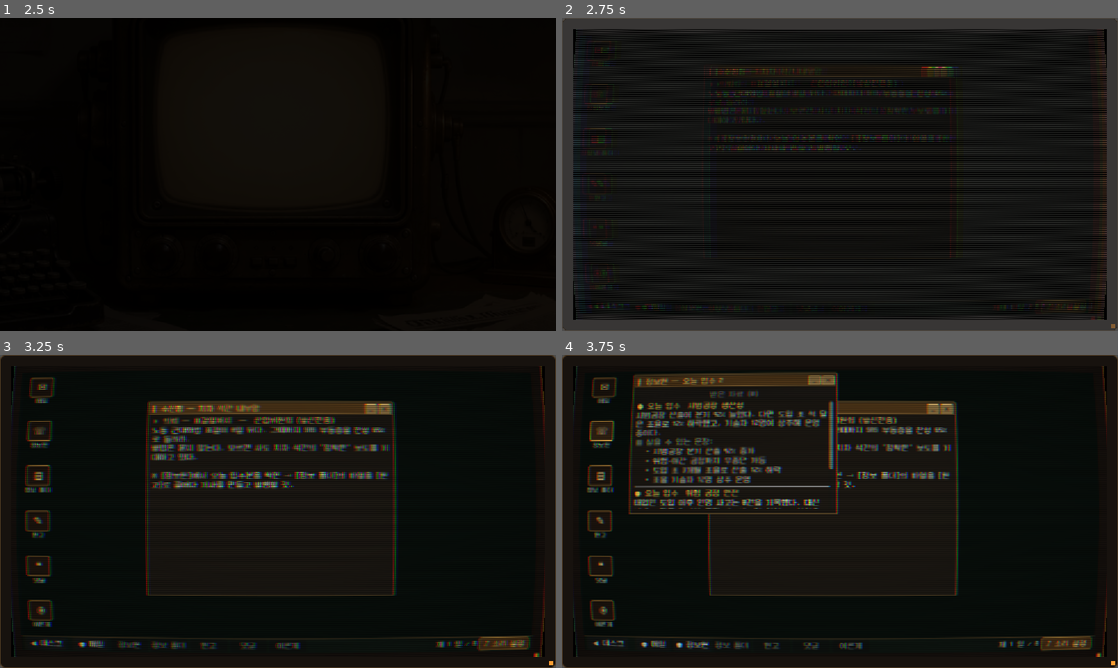
Above: before the commit, frames 1-4 (two rows, left to right).
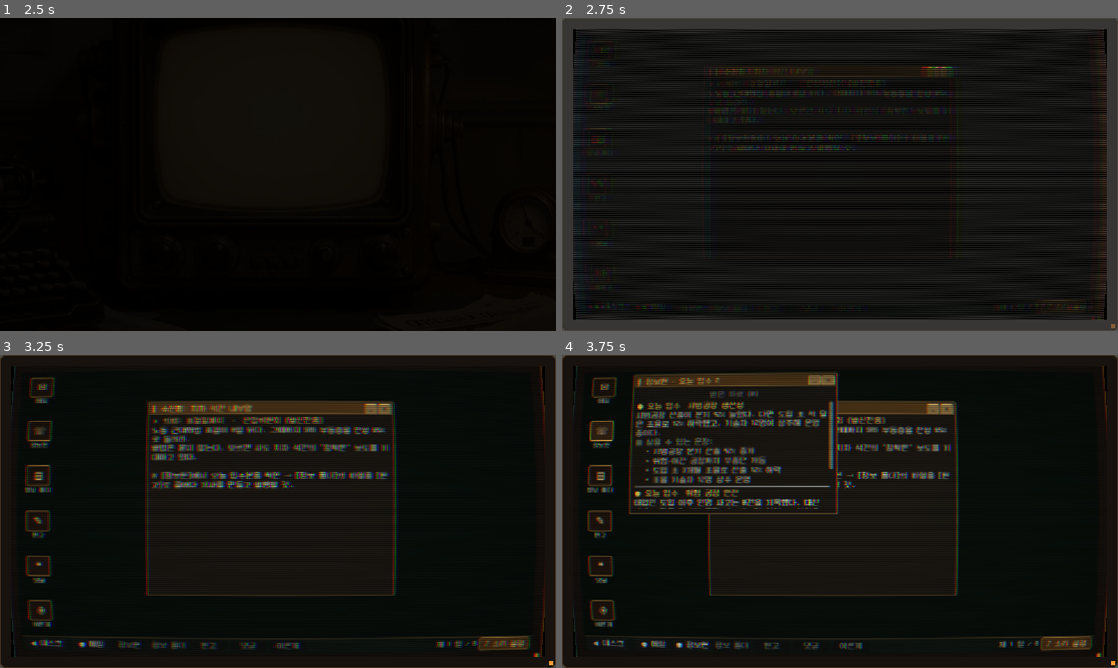
Above: after the commit, the same moments.

Repository: JiwonKim-kr/artificer-pipeline
Game: Godot game, scene res://scenes/main.tscn
Two runs of this game, one before a commit and one after it. Both use one fixed random seed, a clock stepped at 60 frames per second and the inputs below. Sound files missing from this copy of the repository are replaced by a short silence.
Inputs (mouse positions are in pixels of both pictures, inside the frame that each line leads up to):
- Up to frame 1 (2.5 s): click (278, 174) at 0.5 s; click (278, 130) at 1.25 s; click (278, 130) at 2 s
- Up to frame 2 (2.75 s): no input
- Up to frame 3 (3.25 s): click "✉" at 2.75 s
- Up to frame 4 (3.75 s): click "☏" at 3.5 s

Frame 1 is identical in both runs. In frame 2, 0.1% of the frame differs, in the area x 31-62%, y 16-22%; in frame 3, 0.7%, in the area x 32-61%, y 16-22%; in frame 4, 0.3%.

Commit message:
[play build] 상태표시줄·댓글·이음선 정리 (사용자 지정 반영)
- 상태표시줄: 논조를 찬성/반대/중립만 표기(δ 내부 수치 숨김), 부동층 %는 유지.
- 댓글 '논조'→'기사' (선정적인/저주에 가깝다/폄훼하는 3건). "어제랑 논조가
  또 다르네"는 지시대로 유지.
- 게임 표시 텍스트의 이음선(—) 전부 제거: 신문 브리핑·연출 문구·창/메일 제목·
  정보원/미보도 라벨·기사 연결어·엔딩 제목·콘텐츠 3건. 삽입구는 괄호로 대체.

Co-Authored-By: Claude Opus 4.8 <noreply@anthropic.com>

Diff:
--- a/src/core/data/content_slice.json
+++ b/src/core/data/content_slice.json
@@ -323,7 +323,7 @@
       ],
       "headlines": {
         "찬성각": "피묻은 쇠파이프, 박살난 헬멧",
-        "중립": "공장 앞 유혈 충돌 — 쇠파이프와 총",
+        "중립": "공장 앞 유혈 충돌, 쇠파이프와 총",
         "반대각": "노동자에게 겨눠진 모르겐의 총구"
       }
     },
@@ -496,7 +496,7 @@
         },
         {
           "tag": "불리",
-          "text": "일곱이 보도 직후 해체 지시 — 입막음 정황"
+          "text": "일곱이 보도 직후 해체 지시, 입막음 정황"
         },
         {
           "tag": "중립",
@@ -506,7 +506,7 @@
       "headlines": {
         "찬성각": "결함 유닛 회수, 정해진 절차일 뿐",
         "중립": "논란의 '일곱이', 조용히 해체 수순",
-        "반대각": "말 꺼낸 순간 부쉈다 — 입막음된 태엽인"
+        "반대각": "말 꺼낸 순간 부쉈다, 입막음된 태엽인"
       }
     }
   },
@@ -749,7 +749,7 @@
       "reaction": "역풍",
       "frame": null,
       "topic": null,
-      "text": "이런 선정적인 논조는 신문의 품격을 떨어뜨립니다."
+      "text": "이런 선정적인 기사는 신문의 품격을 떨어뜨립니다."
     },
     {
       "id": "old_backfire_tone_02",
@@ -1309,7 +1309,7 @@
       "reaction": "역풍",
       "frame": "반대각",
       "topic": null,
-      "text": "아무리 그래도 논조가 너무 저주에 가깝다. 중간이 없네"
+      "text": "아무리 그래도 기사가 너무 저주에 가깝다. 중간이 없네"
     },
     {
       "id": "lx_swing_rev_gen_02",
@@ -1477,7 +1477,7 @@
       "reaction": "역풍",
       "frame": "반대각",
       "topic": "생산성",
-      "text": "성과를 폄훼하는 논조군요. 숫자는 거짓말을 하지 않습니다"
+      "text": "성과를 폄훼하는 기사군요. 숫자는 거짓말을 하지 않습니다"
     },
     {
       "id": "lx_old_rev_safe_01",
--- a/src/ui/main.gd
+++ b/src/ui/main.gd
@@ -29,7 +29,7 @@
 # 'LIE 를 GUIDE 한다'는 이중 의미가 드러난다 (SKYHILL 의 H 점멸 → ILL 강조와 같은 기법).
 const TITLE_TEXT := "GUIDELINE"
 const TITLE_FLICKER_IDX := 7    # 'N' (G0 U1 I2 D3 E4 L5 I6 N7 E8)
-const TITLE_SUB := "치차 석간 — 태엽 인간 사건"
+const TITLE_SUB := "치차 석간, 태엽 인간 사건"
 const NEON_ON := Color(1.0, 0.38, 0.22)          # 네온 레드오렌지(디젤펑크 가스관 사인)
 const NEON_GLOW := Color(1.0, 0.30, 0.12, 0.38)  # 글로우(아웃라인)
 const NEON_OFF := Color(0.28, 0.13, 0.10, 0.35)  # 꺼진 관(희미한 유리관 잔상)
@@ -402,7 +402,7 @@
 	paper_hot.name = "NewspaperHotspot"
 	paper_hot.pressed.connect(_show_briefing)
 	paper_hot.mouse_entered.connect(func() -> void:
-		if _desk_note != null: _desk_note.text = "책상 위 《치차 석간》 — 읽는다")
+		if _desk_note != null: _desk_note.text = "책상 위 《치차 석간》 읽는다")
 	paper_hot.mouse_exited.connect(func() -> void:
 		if _desk_note != null: _desk_note.text = "")
 	_desk.add_child(paper_hot)
@@ -550,7 +550,7 @@
 	_day_card.add_child(_day_label)
 	var hint := Label.new()
 	hint.name = "ClickHint"
-	hint.text = "— 클릭해서 계속 —"
+	hint.text = "클릭해서 계속"
 	hint.horizontal_alignment = HORIZONTAL_ALIGNMENT_CENTER
 	hint.set_anchors_preset(Control.PRESET_CENTER_BOTTOM)
 	hint.offset_top = -70.0
@@ -566,7 +566,7 @@
 	_day_done = done
 	_day_stage = 0
 	_day_busy = true
-	_day_label.text = "— 석간 마감. 윤전기가 돈다 —"
+	_day_label.text = "석간 마감. 윤전기가 돈다"
 	_day_card.modulate = Color(1, 1, 1, 0)
 	_day_card.visible = true
 	_day_card.move_to_front()
@@ -753,7 +753,7 @@
 	vb.offset_bottom = -50.0
 	inner.add_child(vb)
 	var head := Label.new()
-	head.text = "「노동 근대화법」 표결 임박 — 치차, 여론의 시험대에 서다"
+	head.text = "「노동 근대화법」 표결 임박. 치차, 여론의 시험대에 서다"
 	head.add_theme_color_override("font_color", ink)
 	head.autowrap_mode = TextServer.AUTOWRAP_WORD_SMART
 	vb.add_child(head)
@@ -769,11 +769,11 @@
 	body.size_flags_horizontal = Control.SIZE_EXPAND_FILL
 	sc.add_child(body)
 	var paras := [
-		"강철과 매연으로 일어선 제조업 강국 [b]아이젠 공화국[/b]. 그 수도 치차의 의회에 「노동 근대화법」이 상정됐다. 태엽인 — 태엽으로 움직이는 자동인형 — 의 공장 노동을 전면 합법화하고, 인간을 대체할 수 있는 상한마저 철폐하는 법이다.",
+		"강철과 매연으로 일어선 제조업 강국 [b]아이젠 공화국[/b]. 그 수도 치차의 의회에 「노동 근대화법」이 상정됐다. 태엽인(태엽으로 움직이는 자동인형)의 공장 노동을 전면 합법화하고, 인간을 대체할 수 있는 상한마저 철폐하는 법이다.",
 		"발의자는 산업위원회의 하겐 소여 위원장. 최대 제조사 [b]모르겐 사[/b]가 시범공장을 앞세워 '생산성 42% 증가'를 내세운다. 위험한 고온 주조·갱도 공정에서 인명 사고가 사라졌다는 것도 찬성 측의 근거다.",
 		"그러나 그늘도 짙다. 해고 예고는 8,200명, 재교육 정원은 1,900명뿐. 남은 6,300명의 자리는 계획조차 없다. 태엽인이 들어온 구역에선 남은 노동자의 임금마저 깎였고, 공장 앞에선 노조와 사병이 부딪쳤다. 스스로 이름을 지었다는 한 태엽인을 두고 '자아가 있는가'라는 논쟁까지 불붙었다.",
-		"표결은 여드레 뒤. 올드미디어를 신봉하는 산업가와, 확증에 갇힌 노조 사이에서 승부를 가를 이들은 결국 [b]SNS 부동층[/b] — 흔들리는 젊은 도시민이다. 무엇을 싣고 무엇을 덮느냐에 따라 이 도시의 여론은 어느 쪽으로든 기운다.",
-		"— 그리고 그 지면을 쥔 사람이, 바로 당신이다.",
+		"표결은 여드레 뒤. 올드미디어를 신봉하는 산업가와, 확증에 갇힌 노조 사이에서 승부를 가를 이들은 결국 [b]SNS 부동층[/b], 흔들리는 젊은 도시민이다. 무엇을 싣고 무엇을 덮느냐에 따라 이 도시의 여론은 어느 쪽으로든 기운다.",
+		"그리고 그 지면을 쥔 사람이, 바로 당신이다.",
 	]
 	for t in paras:
 		var l := RichTextLabel.new()
@@ -848,7 +848,7 @@
 	vb.add_theme_constant_override("separation", 8)
 	panel.add_child(vb)
 	var title := Label.new()
-	title.text = "▍ 받은 자료 — 지난 정보를 이 기사에 끌어오기"
+	title.text = "▍ 받은 자료: 지난 정보를 이 기사에 끌어오기"
 	title.add_theme_color_override("font_color", Color(1.0, 0.82, 0.44))
 	vb.add_child(title)
 	vb.add_child(HSeparator.new())
@@ -1014,7 +1014,7 @@
 		w.visible = false
 	_build_taskbar(os)
 	# 첫 부팅: 의뢰 메일이 도착해 있고, 수신함이 열린 채 시작한다(온보딩).
-	_push_mail("산업위원회 (발신전용)", "의뢰 — 표결일까지",
+	_push_mail("산업위원회 (발신전용)", "의뢰: 표결일까지",
 		"노동 근대화법 표결이 %d일 뒤다. 그때까지 SNS 부동층을 찬성 %d%%로 돌려라.\n방법은 묻지 않는다. 모르겐 사도 치차 석간의 '정확한' 보도를 기대하고 있다.\n\n※ [정보원]에서 오늘 입수분을 확인 → [정보 폴더]의 파일을 [원고]로 끌어다 기사를 만들고 발행할 것." % [
 			_tm.max_turns, int(round(float(_tm.model.config["mission"]["winThreshold"]) * 100.0))])
 	_open_win("mail")
@@ -1213,7 +1213,7 @@
 
 # ---------- 메일 앱 (편집장·압박·분기 메시지 수신함) ----------
 func _make_mail(pos: Vector2, size: Vector2) -> PanelContainer:
-	var panel := _window(pos, size, "수신함 — 치차 석간 내부망")
+	var panel := _window(pos, size, "수신함: 치차 석간 내부망")
 	_mail_list = _scroll_body(_body_of(panel))
 	return panel
 
@@ -1234,7 +1234,7 @@
 			pic.mouse_filter = Control.MOUSE_FILTER_IGNORE
 			row.add_child(pic)
 	var head := Label.new()
-	head.text = "▸ %s  —  %s" % [subject, sender]
+	head.text = "▸ %s  ·  %s" % [subject, sender]
 	head.add_theme_color_override("font_color", Color(0.95, 0.8, 0.5))
 	head.autowrap_mode = TextServer.AUTOWRAP_WORD_SMART
 	row.add_child(head)
@@ -1413,7 +1413,7 @@
 
 # 정보원: 오늘 입수한 정보만 보여준다(과부하 방지). 과거 정보는 「받은 자료」 오버레이로.
 func _make_informant(pos: Vector2, size: Vector2) -> Control:
-	var panel := _window(pos, size, "정보원 — 입수 정보")
+	var panel := _window(pos, size, "정보원: 입수 정보")
 	_informant_title = panel.get_meta("title_label") as Label
 	var body := _body_of(panel)
 	_archive_btn = Button.new()
@@ -1474,7 +1474,7 @@
 		none.modulate = Color(0.65, 0.65, 0.6)
 		_informant_body.add_child(none)
 	if _informant_title != null:
-		_informant_title.text = "▍ 정보원 — 오늘 입수 %d" % today
+		_informant_title.text = "▍ 정보원 · 오늘 입수 %d" % today
 	if _archive_btn != null:
 		_archive_btn.text = "받은 자료 (%d)" % carried
 		_archive_btn.disabled = carried == 0
@@ -1840,8 +1840,10 @@
 		_article_view_btn.disabled = false
 		_refresh_article_view()
 	var report_txt: String = "미보도" if reported.is_empty() else "보도 %d건" % reported.size()
-	_status_label.text = "%s · 논조 %s(δ=%.2f) · 부동층 %d%%" % [
-		report_txt, str(result["frame_label"]), float(result["distortion"]), int(round(swing * 100.0)),
+	# 논조는 찬성/반대/중립만 노출(δ 등 내부 수치는 숨김 — 플레이어 가독성).
+	var frame_short: String = str(result["frame_label"]).replace("각", "")
+	_status_label.text = "%s · 논조 %s · 부동층 %d%%" % [
+		report_txt, frame_short, int(round(swing * 100.0)),
 	]
 	if _pressure_label != null:
 		_pressure_label.text = str(result["pressure_hint"])
@@ -2026,7 +2028,7 @@
 		c.queue_free()
 	if reported.is_empty():
 		var none := Label.new()
-		none.text = "(미보도 — 이번 턴 기사를 싣지 않았다)"
+		none.text = "(미보도: 이번 턴 기사를 싣지 않았다)"
 		none.modulate = Color(0.72, 0.72, 0.62)
 		none.autowrap_mode = TextServer.AUTOWRAP_WORD_SMART
 		_article_box.add_child(none)
@@ -2075,7 +2077,7 @@
 				full_paras += 1
 			elif briefs < 2:
 				var sl := Label.new()
-				sl.text = "— 한편, " + _first_sentence(btxt)
+				sl.text = "한편, " + _first_sentence(btxt)
 				sl.autowrap_mode = TextServer.AUTOWRAP_WORD_SMART
 				sl.add_theme_color_override("font_color", Color(0.68, 0.72, 0.66))
 				_article_box.add_child(sl)
@@ -2138,7 +2140,7 @@
 	panel.add_child(vb)
 	var title := Label.new()
 	var title_suffix: String = "  ·  %s" % epi if epi != "" else ""
-	title.text = "—  %s%s  —" % [ending, title_suffix]
+	title.text = "%s%s" % [ending, title_suffix]
 	title.horizontal_alignment = HORIZONTAL_ALIGNMENT_CENTER
 	title.add_theme_color_override("font_color", Color(1.0, 0.82, 0.44))
 	vb.add_child(title)
